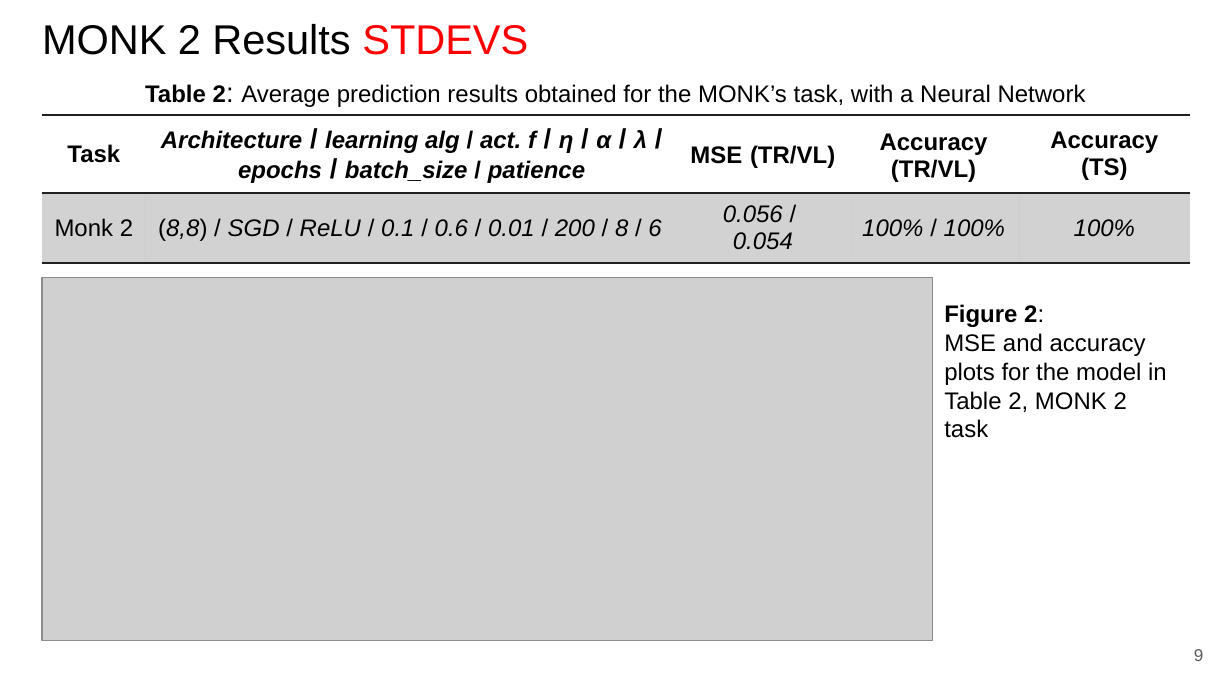
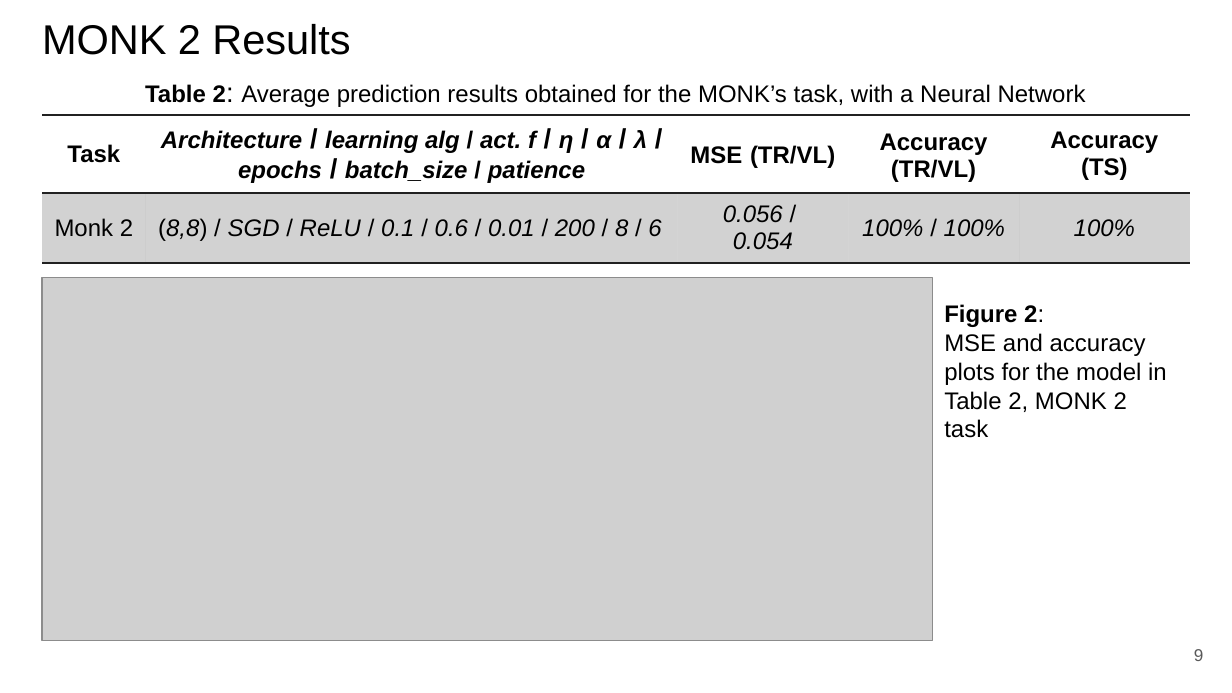
Before and after one commit to paolo-junior-mollica/machine-learning-project, a slide deck: slide 9 of relazione/ML-2023-PRJ-Slides-Demo.pptx. Drawn at 1232x693 pixels with LibreOffice and Linux fonts; fonts in the diff are those of the drawing; grey boxes stand for pictures. Boxes give left, top, right and bottom in pixels: in the first picture for what was removed or moved away, otherwise in the second. Text is boxed around its words. In the diff, an @@ line names an element or a change of style, - is before the commit and + after.

```diff
--- a/relazione/ML-2023-PRJ-Slides-Demo.pptx
+++ b/relazione/ML-2023-PRJ-Slides-Demo.pptx
@@ title at bbox=[42, 24, 350, 55]: text changed @@
-MONK 2 Results STDEVS
+MONK 2 Results
```
Also in this commit, not shown: 10 other slides changed, 1 slide added.
